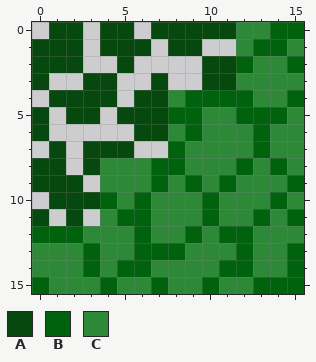
Pixel-art sprite -- images/leaf_br_bg.png. The first picture shows the starting point.
The file is 16x16 pixels.
Palette (. is transparent): A #07480f  B #00620c  C #2d8838
Pixels before, first column x 0:
 0 .AA.AA.AAAAACCBB
 1 AAA.AAA.AA..CBBC
 2 AAA..A....AABCCB
 3 A..AA..A..AACCCC
 4 .AAAA.AACBBBBCCB
 5 A.AA.AAABBCCBBBC
 6 A.....AACBCCCBCC
 7 .A.AAA..BCCCCBCC
 8 AA.ACCCBBCCCBCBC
 9 AAA.CCCBCBCBCCCB
10 .AAABCBCCCBCCCBC
11 A.A.CBBCCCBCCBCB
12 BBBCCCBCCBCBBCCC
13 CCCBCCBBBCCCBCCB
14 CCCBCBBCCCCBBCCB
15 BCCCBCCBCCBCCBBB
After the commit:
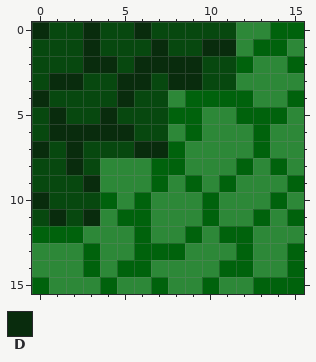
Colours new in this view: D #092c0d
Diff:
y 0: x 0 . -> D; x 3 . -> D; x 6 . -> D
y 1: x 3 . -> D; x 7 . -> D; x 10..11 .. -> DD
y 2: x 3..4 .. -> DD; x 6..9 .... -> DDDD
y 3: x 1..2 .. -> DD; x 5..6 .. -> DD; x 8..9 .. -> DD
y 4: x 0 . -> D; x 5 . -> D
y 5: x 1 . -> D; x 4 . -> D
y 6: x 1..5 ..... -> DDDDD
y 7: x 0 . -> D; x 2 . -> D; x 6..7 .. -> DD
y 8: x 2 . -> D
y 9: x 3 . -> D
y 10: x 0 . -> D
y 11: x 1 . -> D; x 3 . -> D
